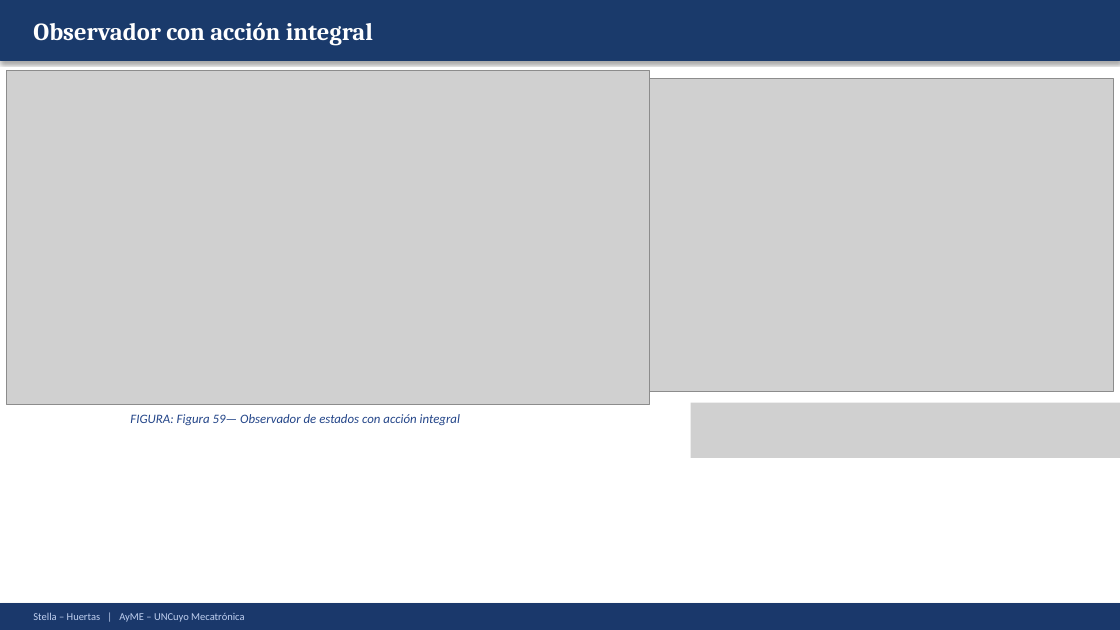
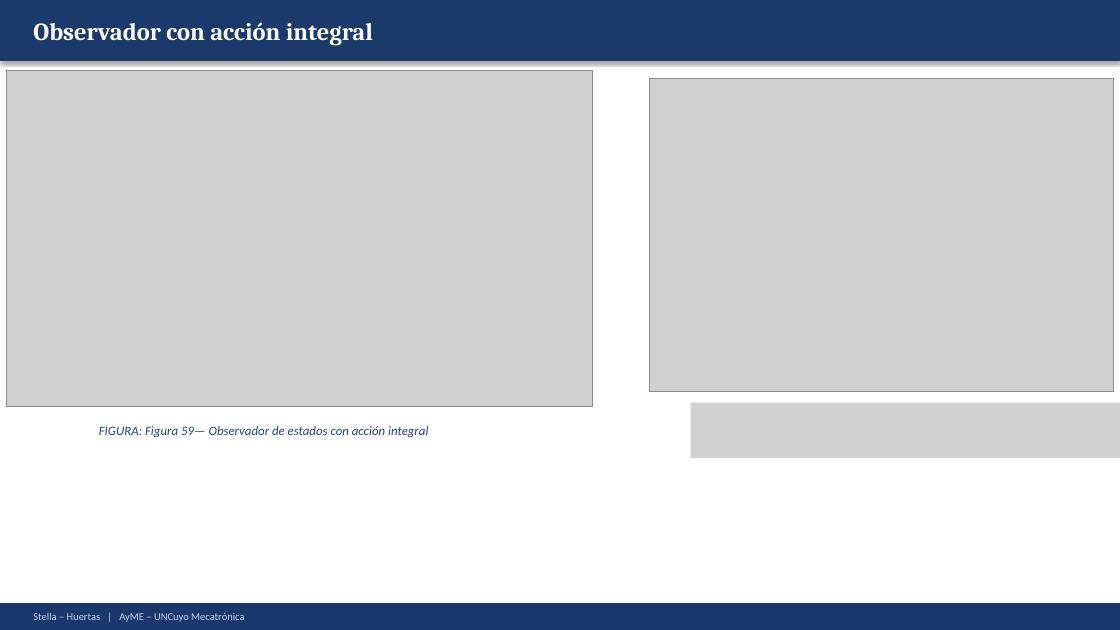
Before and after one commit to Juan-Stella/Automatica-y-maquinas-electricas-final, a slide deck: slide 88 of Presentación/AyME_Stella_Huertas_Presentacion_Correcciones.pptx. Drawn at 1120x630 pixels with LibreOffice and Linux fonts; fonts in the diff are those of the drawing; grey boxes stand for pictures. Boxes give left, top, right and bottom in pixels: in the first picture for what was removed or moved away, otherwise in the second. Text is boxed around its words. In the diff, an @@ line names an element or a change of style, - is before the commit and + after.

```diff
--- a/Presentación/AyME_Stella_Huertas_Presentacion_Correcciones.pptx
+++ b/Presentación/AyME_Stella_Huertas_Presentacion_Correcciones.pptx
@@ picture: place and size @@
-picture at box(7, 71, 649, 405)
+picture at box(7, 71, 592, 407)
@@ text "FIGURA: Figura 59— Observador de ...": place and size @@
-text "FIGURA: Figura 59— Observador de ..." at box(130, 414, 460, 425)
+text "FIGURA: Figura 59— Observador de ..." at box(99, 426, 428, 437)
```
Also in this commit, not shown: 23 other slides changed, 1 slide added, 9 other files.
